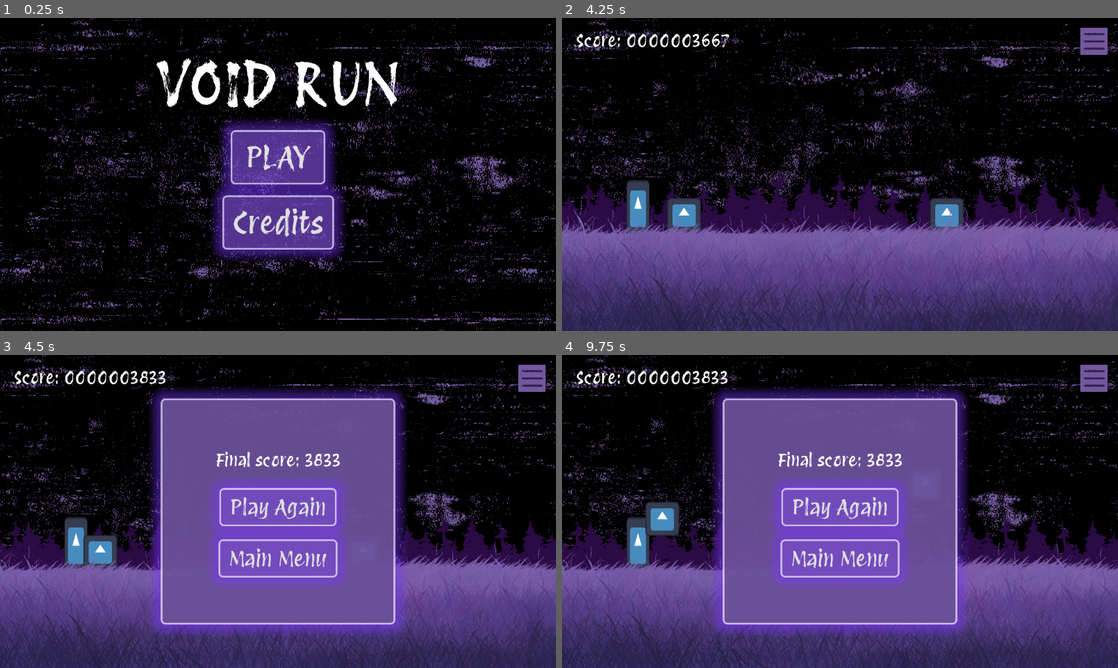
Above: before the commit, frames 1-4 (two rows, left to right).
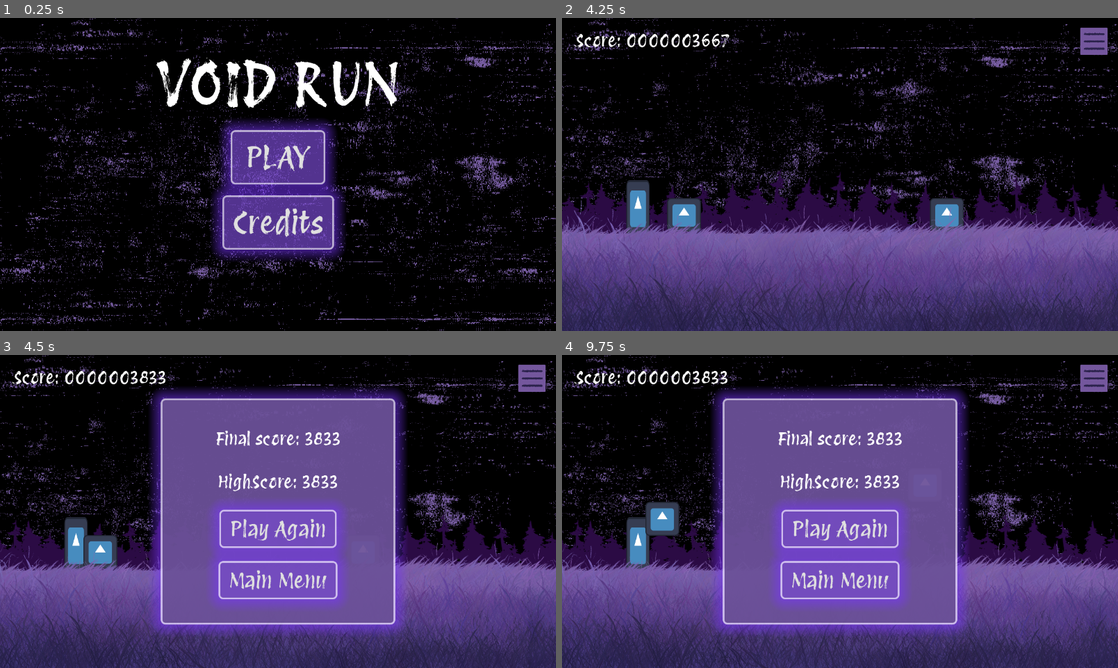
Above: after the commit, the same moments.

Repository: KeyraWebb/mobile-game-small-2025
Game: Godot game, scene res://Scenes/main_menu.tscn
Two runs of this game, one before a commit and one after it. Both use one fixed random seed, a clock stepped at 60 frames per second and the inputs below. The engine's default icon, where the game draws it, is replaced by a stand-in: a white triangle on a blue panel in a dark square.
Inputs (mouse positions are in pixels of both pictures, inside the frame that each line leads up to):
- Up to frame 1 (0.25 s): no input
- Up to frame 2 (4.25 s): click "PLAY" at 0.5 s; move the mouse to (962, 158) at 1.27 s; press the mouse at (962, 158) at 1.28 s; move the mouse to (728, 190) at 2.02 s; release the mouse at (728, 190) at 2.03 s; click (728, 190) at 2.1 s; move the mouse to (895, 105) at 2.77 s; press the mouse at (895, 105) at 2.78 s; move the mouse to (812, 237) at 3.52 s; release the mouse at (812, 237) at 3.53 s; click (812, 237) at 3.6 s
- Up to frame 3 (4.5 s): move the mouse to (444, 558) at 4.27 s; press the mouse at (444, 558) at 4.28 s
- Up to frame 4 (9.75 s): release the mouse at (1006, 558) at 5 s; click "Main Menu" at 5 s; click "PLAY" at 5.75 s; move the mouse to (673, 464) at 6.52 s; click (673, 464) at 6.6 s; move the mouse to (867, 511) at 7.27 s; press the mouse at (867, 511) at 7.28 s; move the mouse to (756, 433) at 8.02 s; release the mouse at (756, 433) at 8.03 s; click (756, 433) at 8.1 s; move the mouse to (962, 495) at 8.77 s; press the mouse at (962, 495) at 8.78 s; move the mouse to (728, 527) at 9.52 s; release the mouse at (728, 527) at 9.53 s; click (728, 527) at 9.6 s

Frames 1-2 are identical in both runs. In frame 3, 6.0% of the frame differs, in the area x 38-62%, y 24-81%; in frame 4, 6.0%.

Commit message:
feat(global): added highscore saving so it will persist between games

Diff:
--- a/infinite-runner/Scenes/game.tscn
+++ b/infinite-runner/Scenes/game.tscn
@@ -94,7 +94,7 @@
 [node name="Obstacles" type="Node2D" parent="."]
 script = ExtResource("9_x4fcm")
 
-[node name="SpawnTimer" type="Timer" parent="Obstacles"]
+[node name="SpawnTimer" type="Timer" parent="Obstacles" groups=["Persist"]]
 wait_time = 2.0
 
 [node name="Obstacle spawner" type="Node2D" parent="Obstacles"]
--- a/infinite-runner/Scenes/game_over.tscn
+++ b/infinite-runner/Scenes/game_over.tscn
@@ -36,6 +36,17 @@
 fit_content = true
 horizontal_alignment = 1
 
+[node name="High Score" type="RichTextLabel" parent="VBoxContainer"]
+layout_mode = 2
+theme_override_font_sizes/bold_italics_font_size = 40
+theme_override_font_sizes/italics_font_size = 40
+theme_override_font_sizes/mono_font_size = 40
+theme_override_font_sizes/normal_font_size = 40
+theme_override_font_sizes/bold_font_size = 40
+text = "High Score: 0000000"
+fit_content = true
+horizontal_alignment = 1
+
 [node name="Play Again" type="Button" parent="VBoxContainer"]
 layout_mode = 2
 size_flags_horizontal = 4
--- a/infinite-runner/Scripts/game_over.gd
+++ b/infinite-runner/Scripts/game_over.gd
@@ -2,9 +2,16 @@
 
 @onready var gameManager = $"../.."
 @onready var finalScoreLabel = $"VBoxContainer/Final Score"
+@onready var highScoreLabel = $"VBoxContainer/High Score"
 
 func gameOver():
 	finalScoreLabel.text = "Final score: %.0f" % gameManager.score
+	if gameManager.score > Global.HighScore:
+		Global.HighScore = gameManager.score
+		Global.saveGame()
+
+	highScoreLabel.text = "HighScore: %.0f" % Global.HighScore
+
 	get_tree().paused = true
 	self.visible = true
 
--- /dev/null
+++ b/infinite-runner/Scripts/global.gd
@@ -0,0 +1,57 @@
+## @tutorial: https://docs.godotengine.org/en/stable/tutorials/io/saving_games.html
+
+extends Node
+
+var HighScore : int
+
+#gets all relevant global data and puts it into json for saving
+func saveGlobal():
+	var saveDict = {
+		"global" : true,
+		"HighScore" : HighScore
+	}
+	print(saveDict)
+	return saveDict
+
+func saveGame():
+	var save_file = FileAccess.open("user://savegame.save", FileAccess.WRITE)
+	var data = saveGlobal()
+	var json_string = JSON.stringify(data)
+	save_file.store_line(json_string)
+	print(HighScore)
+
+
+func loadGame():
+
+	#if no save is found, create a new one with defaults
+	if not FileAccess.file_exists("user://savegame.save"):
+		HighScore = 0
+		saveGame()
+		return
+
+	#open file
+	var save_file = FileAccess.open("user://savegame.save", FileAccess.READ)
+
+	while save_file.get_position() < save_file.get_length():
+		var json_string = save_file.get_line()
+
+		# Creates the helper class to interact with JSON.
+		var json = JSON.new()
+
+		# Check if there is any error while parsing the JSON string, skip in case of failure.
+		var parse_result = json.parse(json_string)
+		if not parse_result == OK:
+			print("JSON Parse Error: ", json.get_error_message(), " in ", json_string, " at line ", json.get_error_line())
+			continue
+
+		# Get the data from the JSON object.
+		var node_data = json.data
+
+		#check if global
+		if node_data["global"]:
+			for i in node_data.keys():
+				if i == "global":
+					continue
+				self.set(i, node_data[i])
+
+	print(HighScore)
--- a/infinite-runner/Scripts/main_menu.gd
+++ b/infinite-runner/Scripts/main_menu.gd
@@ -1,5 +1,8 @@
 extends Control
 @onready var credits = $Credits
+
+func _ready() -> void:
+	Global.loadGame()
 
 func _on_button_pressed() -> void: #play button
 	get_tree().change_scene_to_file("res://Scenes/game.tscn")
--- a/infinite-runner/project.godot
+++ b/infinite-runner/project.godot
@@ -15,6 +15,10 @@
 config/features=PackedStringArray("4.4", "Mobile")
 config/icon="res://icon.svg"
 
+[autoload]
+
+Global="*res://Scripts/global.gd"
+
 [display]
 
 window/size/viewport_width=1280
@@ -24,6 +28,10 @@
 [dotnet]
 
 project/assembly_name="Infinite Runner"
+
+[global_group]
+
+Persist="Everything that will save"
 
 [input]
 
Not shown, added: infinite-runner/Scripts/global.gd.uid
